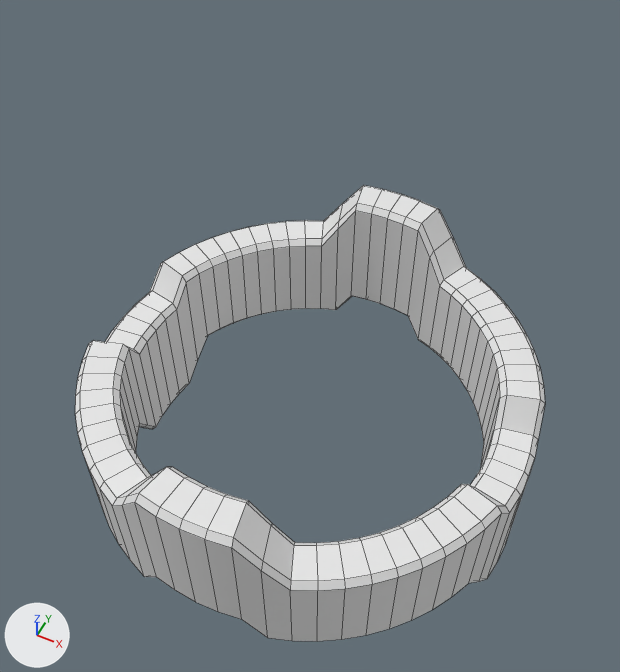
What one commit did to the OBJ model Assets/Meshes/creature_intact.obj.
Camera for both pictures: a camera (50 mm lens) standing at (8.46, -16.92, 24.85) and looking at (-0.12, 0.22, 3.42). Arrows for +X, +Y and +Z are at lower left; the lights stay in place. Mesh edges are drawn as thin lines. Where no turn or scale is listed for an object, it has been applied to the vertices.

The first picture shows 'CylinderApplied'.
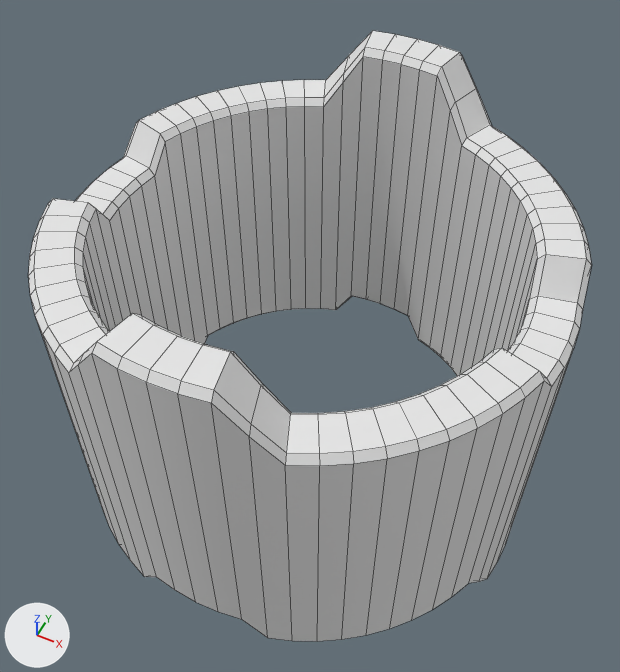
The newer file is also rescaled (x2.5), turned or shifted as a whole; pictures and numbers use the older file's frame.

Changed parts and their boxes [x1, y1, x2, y2] in the pictures (620 x 672 px):
'CylinderApplied', reshaped (20% wider, 34% taller): before [75, 185, 545, 641]; after [28, 31, 591, 641]

The edits, one by one:
me_cylinderapplied has 512 vertices, 512 faces and spans x -8.0..8.0, y -8.0..8.0, z -4.0..4.0.
me_cylinderapplied is used by ob_cylinderapplied; location (0.0, 0.0, 0.0).
me_cylinderapplied part 1: all 256 vertices in x -8.0..8.0, y -8.0..8.0, z 0.8..4.0 are moved by (0.0, 0.0, 6.4).
